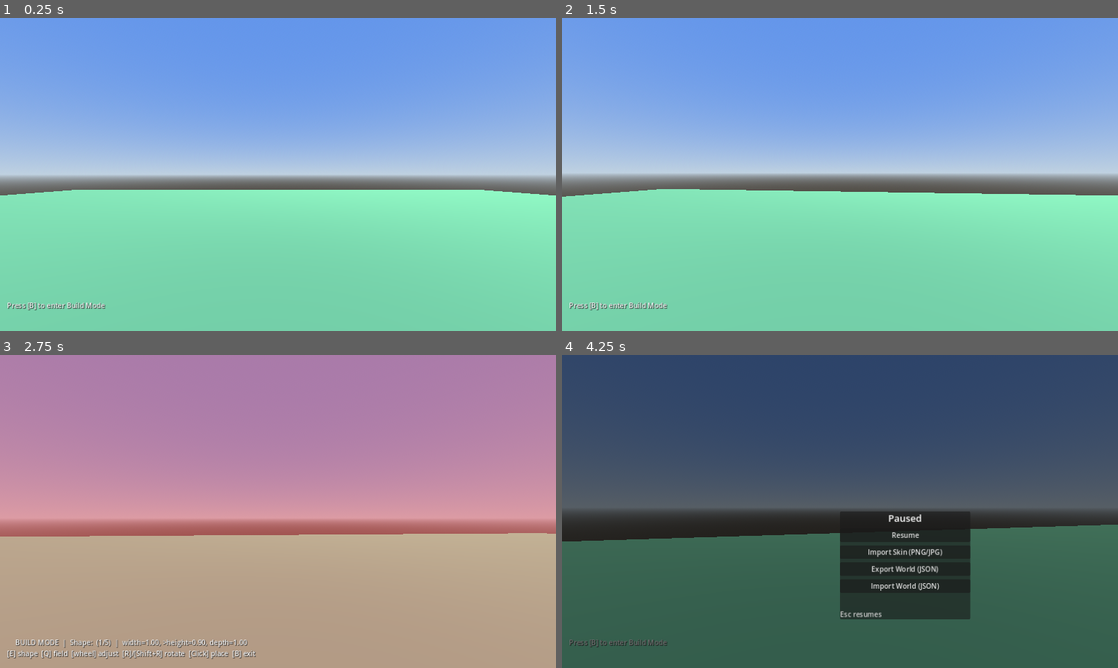
Above: before the commit, frames 1-4 (two rows, left to right).
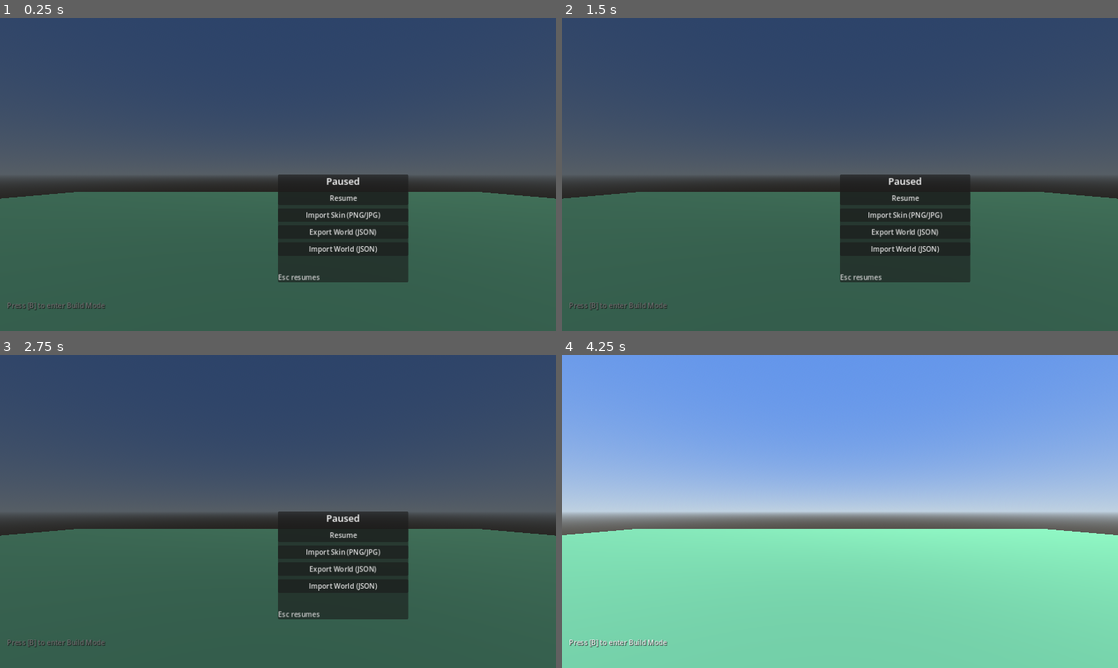
Above: after the commit, the same moments.

Repository: zenontherocks/worldmaker
Game: Godot game, scene res://scenes/Main.tscn
Same seed, same stepped clock (60 frames per second), same inputs: the game is played once before the commit and once after it.
Inputs (mouse positions are in pixels of both pictures, inside the frame that each line leads up to):
- Up to frame 1 (0.25 s): no input
- Up to frame 2 (1.5 s): tap B (build_mode_toggle) at 0.5, 1.25 s; move the mouse to (867, 174) at 0.52 s; hold Q (build_cycle_dimension) 0.53-1.28 s; hold W (move_forward) from 0.53 s (still down); click (867, 174) at 0.67 s; tap Space (jump) at 0.77 s; move the mouse to (812, 174) at 1.27 s; tap E (build_cycle_shape) at 1.35 s; click (812, 174) at 1.42 s
- Up to frame 3 (2.75 s): keep holding W (move_forward); tap Space (jump) at 1.52 s; tap B (build_mode_toggle) at 2 s; move the mouse to (289, 505) at 2.02 s; hold Mouse wheel down (build_dimension_decrease) from 2.03 s (still down); click (289, 505) at 2.17 s
- Up to frame 4 (4.25 s): keep holding W (move_forward); tap B (build_mode_toggle) at 2.75, 3.5 s; move the mouse to (834, 517) at 2.77 s; release Mouse wheel down (build_dimension_decrease) at 2.78 s; tap Mouse wheel up (build_dimension_increase) at 2.85 s; click (834, 517) at 2.92 s; tap Space (jump) at 3.02, 3.77 s; move the mouse to (878, 514) at 3.52 s; hold B (build_mode_toggle) from 3.53 s (still down); click (878, 514) at 3.67 s; tap Escape (toggle_pause_menu) at 4.15 s

The runs differ from the first frame. In frame 1, 100% of the frame differs, in the area x 0-100%, y 0-100%; in frame 2, 100%; in frame 3, 100%; in frame 4, 100%.

Commit message:
Start the game paused
Browsers require a real user gesture before Pointer Lock actually
engages, so setting mouse_mode = CAPTURED on load was never really
capturing anything. Opening the pause menu on load instead matches
that reality, and clicking Resume doubles as the gesture that lets
capture succeed for real.

Diff:
--- a/scripts/ui/PauseMenuUI.gd
+++ b/scripts/ui/PauseMenuUI.gd
@@ -120,6 +120,12 @@
 		WebFilePicker.file_picked.connect(_on_web_file_picked)
 		WebFilePicker.file_pick_failed.connect(_on_web_file_pick_failed)
 
+	# Start paused rather than "live": browsers require a real user gesture
+	# before Pointer Lock actually engages, so the mouse isn't genuinely
+	# captured on load regardless -- opening here matches that reality, and
+	# the Resume click doubles as the gesture that lets capture succeed.
+	_open()
+
 
 func _make_file_dialog(mode: FileDialog.FileMode, filters: PackedStringArray) -> FileDialog:
 	var dialog := FileDialog.new()
